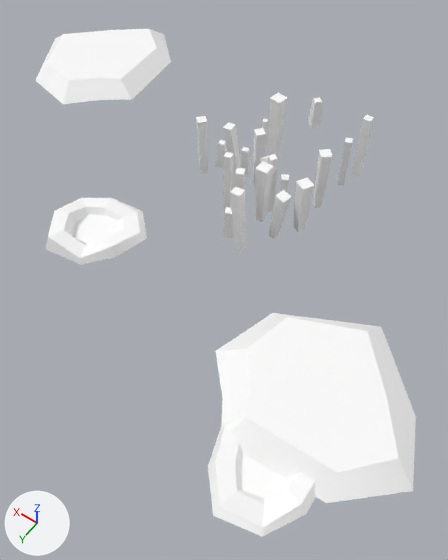
One commit to the glTF model assets/synty/simple_fantasy/models/SF_Env_Swamp_Preset_012.glb: the scene before it, then after it.
One viewpoint serves both versions: a 50 mm camera at (-0.0878, 0.1003, 0.1316) aimed at (-0.0247, 0.012, -0.0072). The axes (+X, +Y, +Z) are drawn at lower left. The lights are the same throughout.

Objects in the first picture: 'SF_Env_Swamp_Preset_012'.
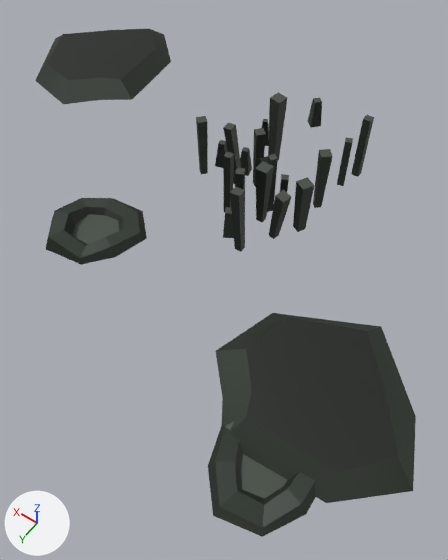
Changed parts and their boxes [x1, y1, x2, y2] in the pictures (448 x 560 px):
'SF_Env_Swamp_Preset_012', surface changed (white to black)
    both: [35, 29, 416, 537]

Diff of the bpy script that builds the scene:
```diff
--- a/assets/synty/simple_fantasy/models/SF_Env_Swamp_Preset_012.glb.py
+++ b/assets/synty/simple_fantasy/models/SF_Env_Swamp_Preset_012.glb.py
@@ img_undead_footman_01 @@
+img_undead_footman_01 = load_image('Undead_Footman_01', '_unpacked/Undead_Footman_01', 512, 512, 'sRGB')
@@ mat_lambert1 @@
 mat_lambert1 = principled_material('lambert1')
-mat_lambert1.base_color = (1.0, 1.0, 1.0)  # white #ffffff
+mat_lambert1.texture = img_undead_footman_01
 mat_lambert1.roughness = 0.553
```
